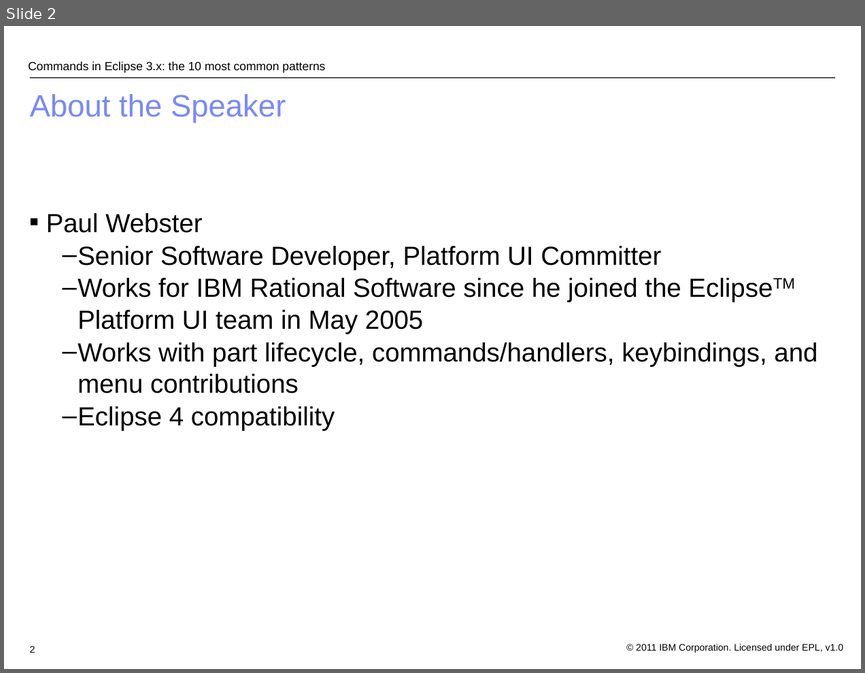
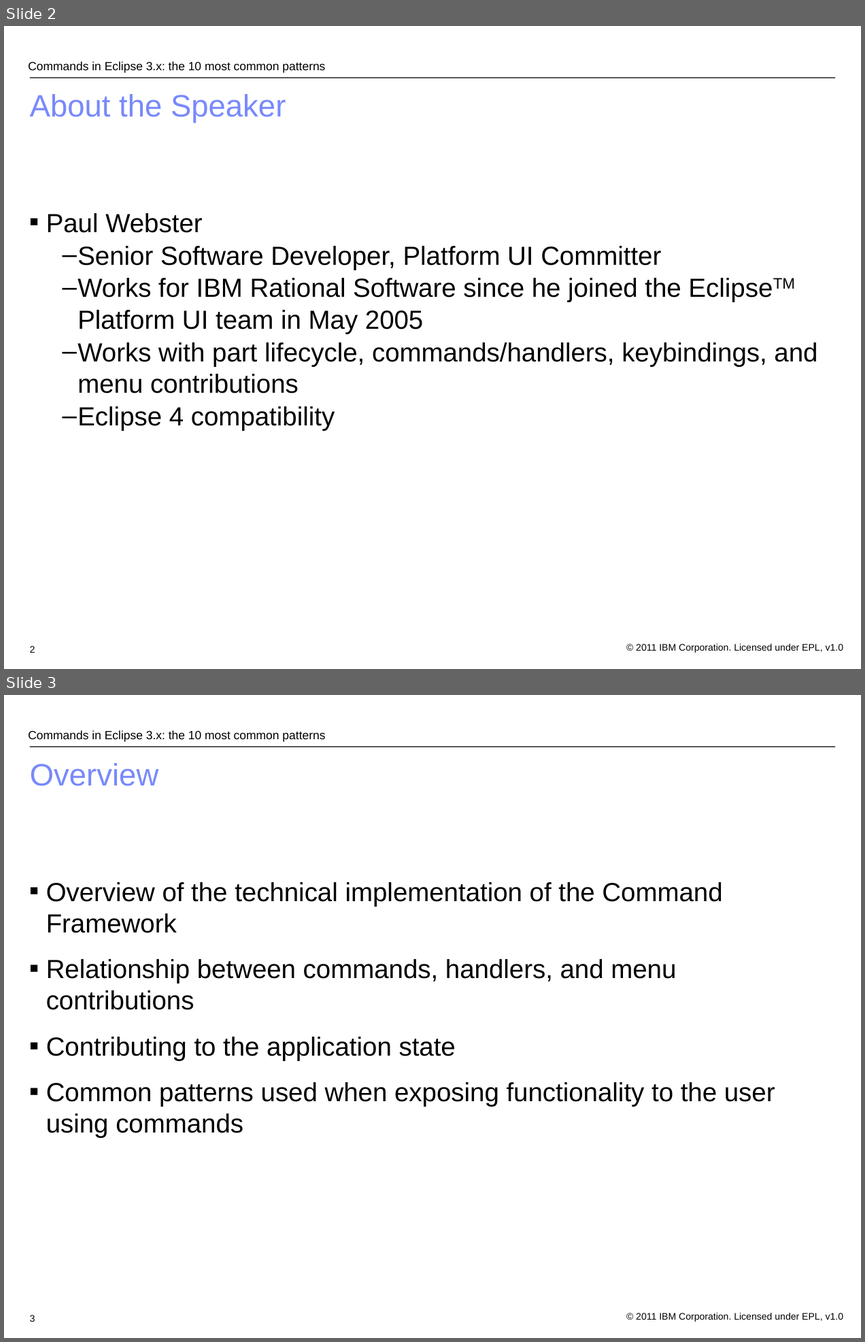
Before and after one commit to eclipse-platform/www.eclipse.org-eclipse-news, a slide deck: platform-ui/econ2011/commandPatterns2011_v01.odp. Shown one above the other, each under a label of ours: slide 2 before the commit, slides 2 and 3 after it. The pictures are 865x673 and 865x1342 pixels, drawn with LibreOffice and Linux fonts; fonts in the diff are those of the drawing; background and template pictures are left out. Boxes give left, top, right and bottom in pixels: in the first picture for what was removed or moved away, otherwise in the second. Text is boxed around its words. In the diff, an @@ line names an element or a change of style, - is before the commit and + after.

```diff
--- a/platform-ui/econ2011/commandPatterns2011_v01.odp
+++ b/platform-ui/econ2011/commandPatterns2011_v01.odp
@@ slide 3 added at (x1=4, y1=695, x2=861, y2=1338), background #FFFFFF; not listed: 2 template elements that a slide beside it also shows @@
@@ text added at (x1=28, y1=730, x2=325, y2=742), 10 pt, text #000000 @@
+Commands in Eclipse 3.x: the 10 most common patterns
@@ title added at (x1=30, y1=763, x2=159, y2=786), 26 pt, text #7889FB @@
+Overview
@@ text added at (x1=46, y1=882, x2=775, y2=1138), 22 pt, text #000000 @@
+■ Overview of the technical implementation of the Command Framework
+■ Relationship between commands, handlers, and menu contributions
+■ Contributing to the application state
+■ Common patterns used when exposing functionality to the user using commands
@@ page number added at (x1=30, y1=1314, x2=35, y2=1321), 8 pt, text #000000 @@
+3
```
Also in this commit, not shown: 1 other file.
